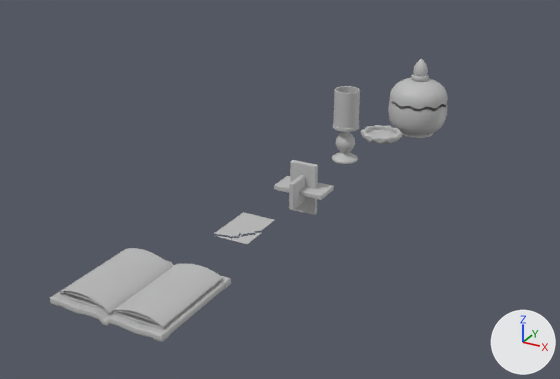
Two versions of the FBX model Assets/04_Models/Props_Importants/props_principaux.fbx, one commit apart.
Before and after are seen from a 50 mm camera at (1.91, -1.25, 1.85) aimed at (-0.58, 3.26, -0.41). Arrows for +X, +Y and +Z are at lower right; the lights stay in place. Where no turn or scale is listed for an object, it has been applied to the vertices. Vertices at the same position are counted once.

In view in the first picture: 'bas_confetis', 'bougie', 'casse_tete', 'cendrier', 'haut_confetis', 'interieur', 'livre48', 'photo_famille'.
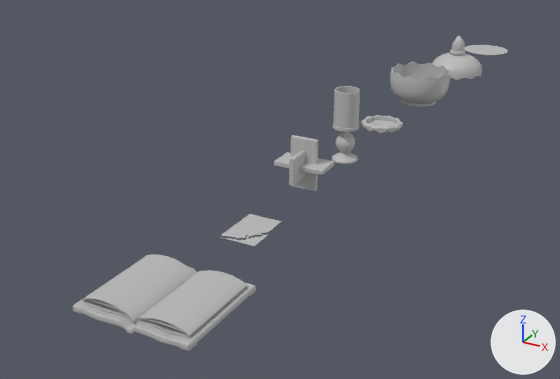
Where the newer file only moved an object's origin or applied its transform, the numbers keep the older frame.

Scene script edits in JSON lines:
```json
{"block": "me_mesh_001", "where": "me_mesh_001.from_pydata(...)  # 1265 vertices, 1320 faces; spans x -0.227..0.227, y -0.227..0.227, z -0.17..0.17"}
{"block": "me_mesh_001", "where": "# used by ob_haut_confetis; location = (0.0, 4.502, 0.18)"}
{"block": "me_mesh_001", "change": "me_mesh_001 part 1: the whole mesh is moved by (0.0, 0.0, 0.167)"}
{"block": "me_mesh_005", "where": "me_mesh_005.from_pydata(...)  # 394 vertices, 351 faces; spans x -0.144..0.144, y -0.148..0.148, z -0.035..0.035"}
{"block": "me_mesh_005", "where": "# used by ob_cendrier; location = (0.0, 3.729, -0.046)"}
{"block": "me_mesh_005", "change": "me_mesh_005 part 4: the whole mesh is moved by (0.0, 0.0, 0.03)"}
{"block": "me_mesh", "where": "me_mesh.from_pydata(...)  # 1084 vertices, 1100 faces; spans x -0.232..0.232, y -0.232..0.232, z -0.134..0.134"}
{"block": "me_mesh", "where": "# used by ob_bas_confetis; location = (0.0, 4.502, -0.127)"}
{"block": "me_mesh", "change": "me_mesh part 3: the whole mesh is moved by (0.0, 0.0, 0.132)"}
{"block": "me_mesh_004", "where": "me_mesh_004.from_pydata(...)  # 72 vertices, 78 faces; spans x -0.158..0.158, y -0.158..0.158, z -0.158..0.158"}
{"block": "me_mesh_004", "where": "# used by ob_casse_tete; location = (-0.014, 2.536, 0.0)"}
{"block": "me_mesh_004", "change": "me_mesh_004 part 2: the whole mesh is moved by (0.0, 0.0, 0.155)"}
{"op": "set", "path": "ob_haut_confetis.location", "old": "(0.0, 4.502, 0.18)", "new": "(0.0, 5.5, 0.0)"}
{"op": "set", "path": "ob_interieur.location", "old": "(0.0, 4.502, -0.053)", "new": "(0.0, 6.5, 0.0)"}
{"op": "set", "path": "ob_cendrier.location", "old": "(0.0, 3.729, -0.046)", "new": "(0.0, 3.729, 0.0)"}
{"op": "set", "path": "ob_bas_confetis.location", "old": "(0.0, 4.502, -0.127)", "new": "(0.0, 4.502, 0.0)"}
{"op": "set", "path": "ob_livre48.location", "old": "(-0.134, 1.151, 0.0)", "new": "(0.0, 1.151, 0.0)"}
{"op": "set", "path": "ob_photo_famille.location", "old": "(-0.042, 1.909, 0.001)", "new": "(0.0, 1.909, 0.001)"}
```

Location of each change, (x1, y1, x2, y2) in pixels of the pictures (560 x 379 px):
```json
{"object": "livre48", "change": "moved", "before": [50, 248, 231, 342], "after": [73, 254, 256, 351]}
{"object": "bas_confetis", "change": "moved", "before": [388, 101, 447, 138], "after": [390, 62, 450, 107]}
{"object": "casse_tete", "change": "mesh moved", "before": [274, 160, 334, 215], "after": [274, 135, 334, 191]}
{"object": "haut_confetis", "change": "moved", "before": [390, 59, 448, 109], "after": [432, 36, 482, 80]}
{"object": "photo_famille", "change": "moved", "before": [214, 212, 274, 244], "after": [221, 214, 282, 246]}
{"object": "cendrier", "change": "moved", "before": [361, 125, 402, 144], "after": [361, 115, 403, 134]}
{"object": "interieur", "change": "moved", "before": [394, 103, 443, 112], "after": [464, 45, 508, 55]}
```
